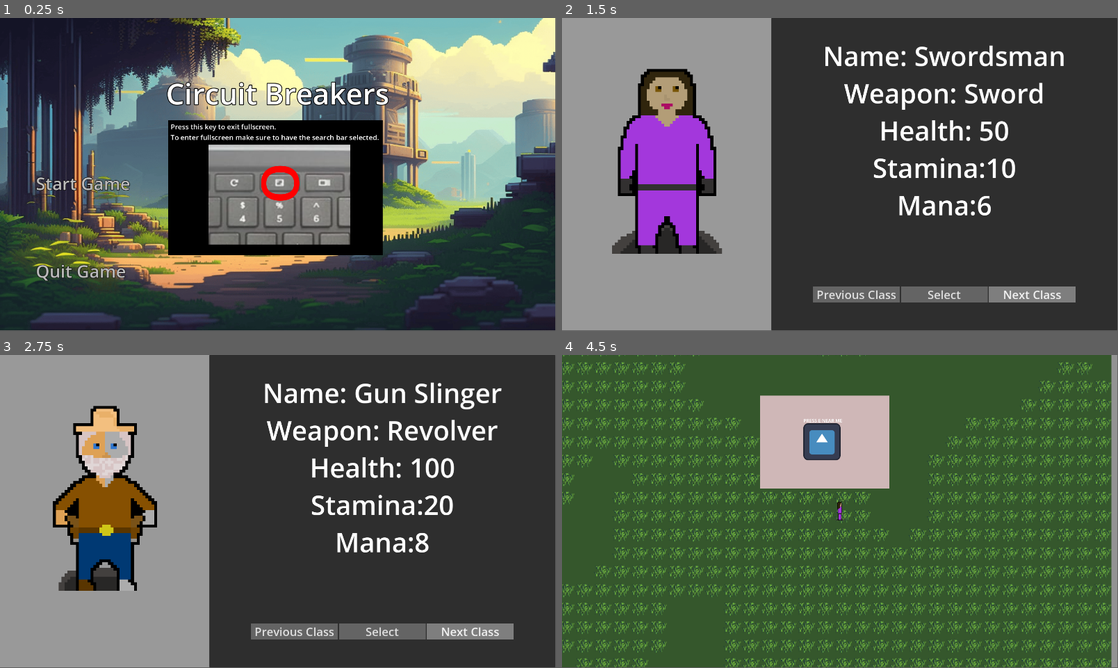
Above: before the commit, frames 1-4 (two rows, left to right).
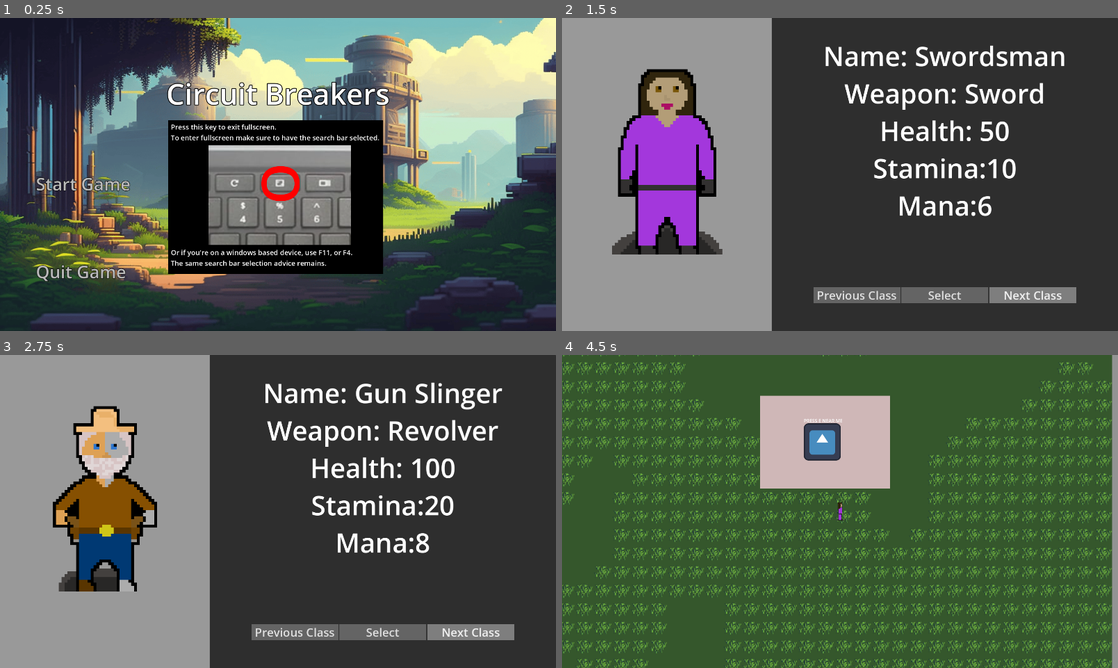
Above: after the commit, the same moments.

Repository: OwenFrakes/PBP.OJJ_RPG
Game: Godot game, scene res://Scenes/titleScreen.tscn
The game is run twice, just before and just after one commit, with the same random seed, the same clock (stepped at 60 frames per second) and the same inputs. The engine's default icon, where the game draws it, is replaced by a stand-in: a white triangle on a blue panel in a dark square.
Inputs (mouse positions are in pixels of both pictures, inside the frame that each line leads up to):
- Up to frame 1 (0.25 s): no input
- Up to frame 2 (1.5 s): click "Start Game" at 0.5 s; click "Next Class" at 1.25 s
- Up to frame 3 (2.75 s): click "Next Class" at 2 s
- Up to frame 4 (4.5 s): click "Previous Class" at 2.75 s; click "Select" at 3.5 s; tap E (Interact) at 4.25, 4.35 s; move the mouse to (962, 495) at 4.27 s; hold D (Right) from 4.28 s (still down)
In our replay, the window is 799x449 before the commit and 800x450 after it. These sizes can differ from the game's own. Grey fills any space a smaller window leaves; there, only what the larger window draws over its background counts as a difference.

The runs differ from the first frame. In frame 1, 7.6% of the frame differs, in the area x 0-100%, y 0-100%; in frame 2, 3.1%; in frame 3, 3.2%; in frame 4, 12%, in the area x 0-99%, y 0-100%.

Commit message:
Screen Adjustments

Diff:
--- a/pbp.ojj_rpg/Scenes/titleScreen.tscn
+++ b/pbp.ojj_rpg/Scenes/titleScreen.tscn
@@ -64,7 +64,7 @@
 offset_left = 581.0
 offset_top = 353.0
 offset_right = 1323.0
-offset_bottom = 821.0
+offset_bottom = 883.0
 theme_override_styles/panel = SubResource("StyleBoxFlat_bc8je")
 
 [node name="Label" type="Label" parent="Panel"]
@@ -77,12 +77,22 @@
 text = "Press this key to exit fullscreen.
 To enter fullscreen make sure to have the search bar selected."
 
+[node name="Label2" type="Label" parent="Panel"]
+layout_mode = 2
+offset_left = 9.0
+offset_top = 439.0
+offset_right = 729.0
+offset_bottom = 510.0
+theme_override_font_sizes/font_size = 24
+text = "Or if you're on a windows based device, use F11, or F4.
+The same search bar selection advice remains."
+
 [node name="Sprite2D" type="Sprite2D" parent="Panel"]
 position = Vector2(385, 258)
 scale = Vector2(3, 3)
 texture = ExtResource("4_to4t5")
 
-[node name="Label2" type="Label" parent="Panel"]
+[node name="GiantRedO" type="Label" parent="Panel"]
 layout_mode = 0
 offset_left = 517.0
 offset_top = 148.0
--- a/pbp.ojj_rpg/Scripts/player_stats.gd
+++ b/pbp.ojj_rpg/Scripts/player_stats.gd
@@ -18,4 +18,4 @@
 		if(DisplayServer.window_get_mode() != DisplayServer.WINDOW_MODE_FULLSCREEN):
 			DisplayServer.window_set_mode(DisplayServer.WINDOW_MODE_FULLSCREEN)
 		else:
-			DisplayServer.window_set_mode(DisplayServer.WINDOW_MODE_MAXIMIZED)
+			DisplayServer.window_set_mode(DisplayServer.WINDOW_MODE_WINDOWED)
--- a/pbp.ojj_rpg/project.godot
+++ b/pbp.ojj_rpg/project.godot
@@ -24,6 +24,7 @@
 window/size/viewport_width=1920
 window/size/viewport_height=1080
 window/size/borderless=true
+window/stretch/mode="viewport"
 
 [input]
 
